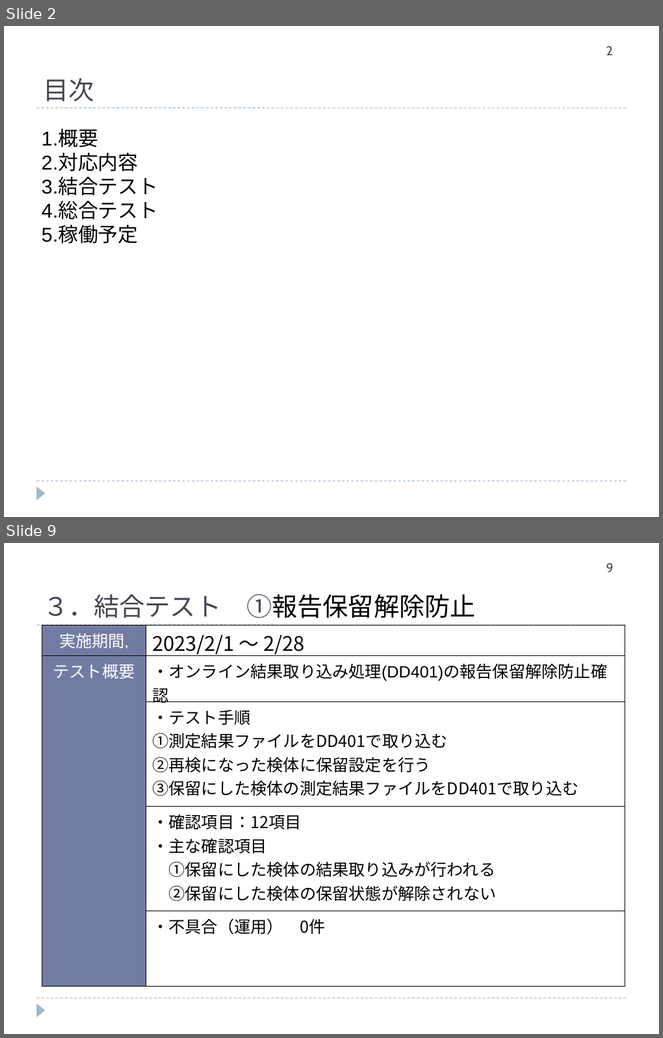
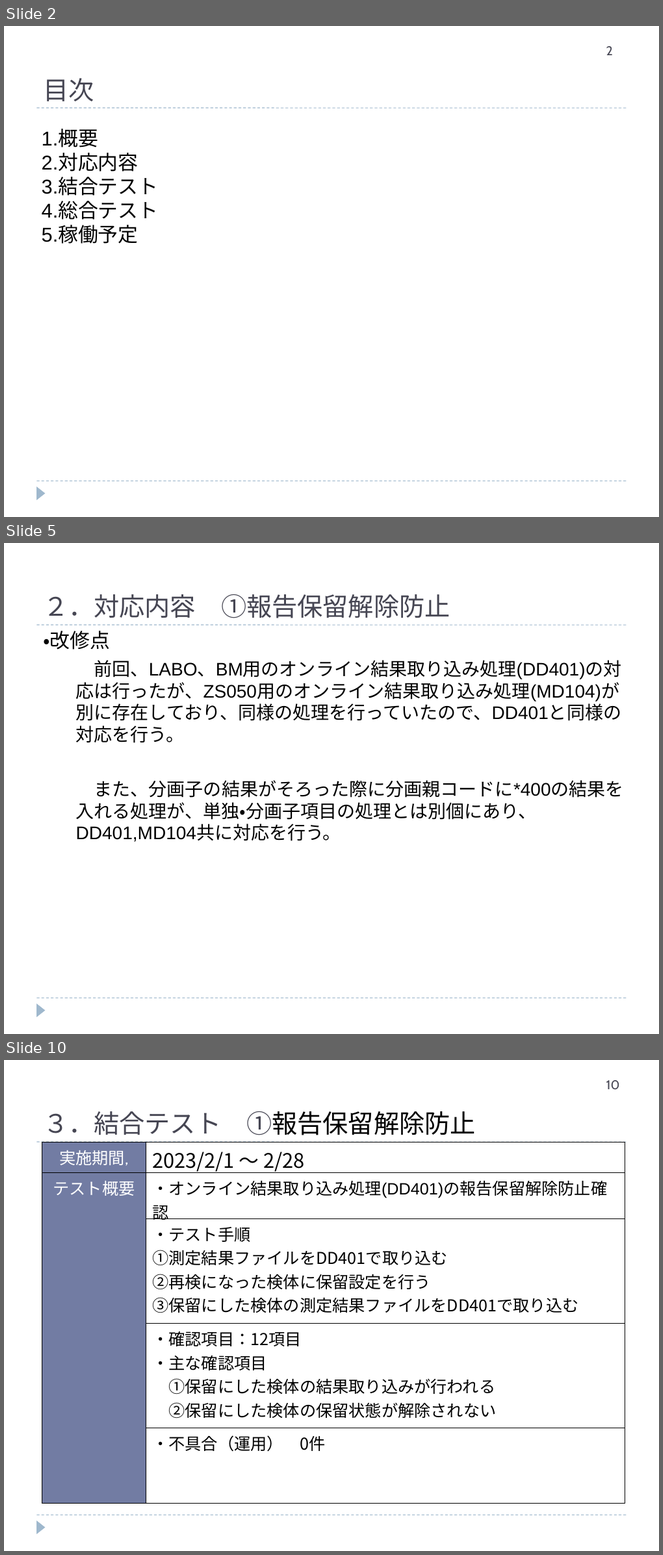
Before and after one commit to hanyutatsuya/Chemistory, a slide deck: 次期システム対応/レビュー2/ケミストリー次期先行対応_20230807.ppt. Shown one above the other, each under a label of ours: slides 2 and 9 before the commit, slides 2, 5 and 10 after it; the slides between them are not shown. The pictures are 663x1038 and 663x1555 pixels, drawn with LibreOffice and Linux fonts; fonts in the diff are those of the drawing. Boxes give left, top, right and bottom in pixels: in the first picture for what was removed or moved away, otherwise in the second. Text is boxed around its words. In the diff, an @@ line names an element or a change of style, - is before the commit and + after.

```diff
--- a/次期システム対応/レビュー2/ケミストリー次期先行対応_20230807.ppt
+++ b/次期システム対応/レビュー2/ケミストリー次期先行対応_20230807.ppt
@@ slide 5 added at box(4, 543, 659, 1034), background #FFFFFF; not listed: 3 template elements that a slide beside it also shows @@
@@ text added at box(43, 594, 450, 618), 28 pt, text #464653 @@
+２．対応内容 ①報告保留解除防止
@@ text added at box(43, 631, 624, 842), 20 pt, text #000000 @@
+・改修点
+  前回、LABO、BM用のオンライン結果取り込み処理(DD401)の対応は行ったが、ZS050用のオンライン結果取り込み処理(MD104)が別に存在しており、同様の処理を行っていたので、DD401と同様の対応を行う。
+  また、分画子の結果がそろった際に分画親コードに*400の結果を入れる処理が、単独・分画子項目の処理とは別個にあり、DD401,MD104共に対応を行う。
@@ what was slide 9 is now slide 10 @@
@@ page number at box(607, 1080, 620, 1090): text changed @@
-9
+10
```
Also in this commit, not shown: 7 slides changed, 1 other slide added, 1 slide removed.
